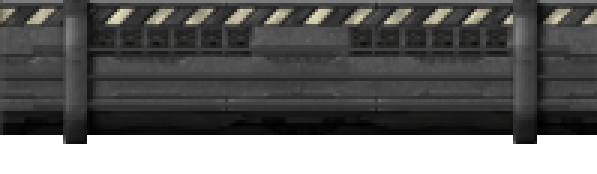
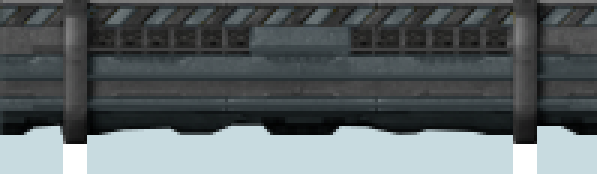
Layered file, before and after one edit (w=597, h=174). Changes by layer:
added layer "band_black" above "bluelight" over [left=0, top=6, right=594, bottom=27]
added layer "bluelight" (soft light, 40%) above "bluealt" over [left=0, top=6, right=597, bottom=174]
added layer "band_blackinblack" above "band-Kopie" over [left=0, top=6, right=597, bottom=27]
moved "band_silver-Kopie" above "strip_short", painted on it over [left=0, top=6, right=597, bottom=27]
added layer "board-jagged" above "board" over [left=0, top=6, right=597, bottom=135]
hid "board" over [left=0, top=6, right=597, bottom=135]
